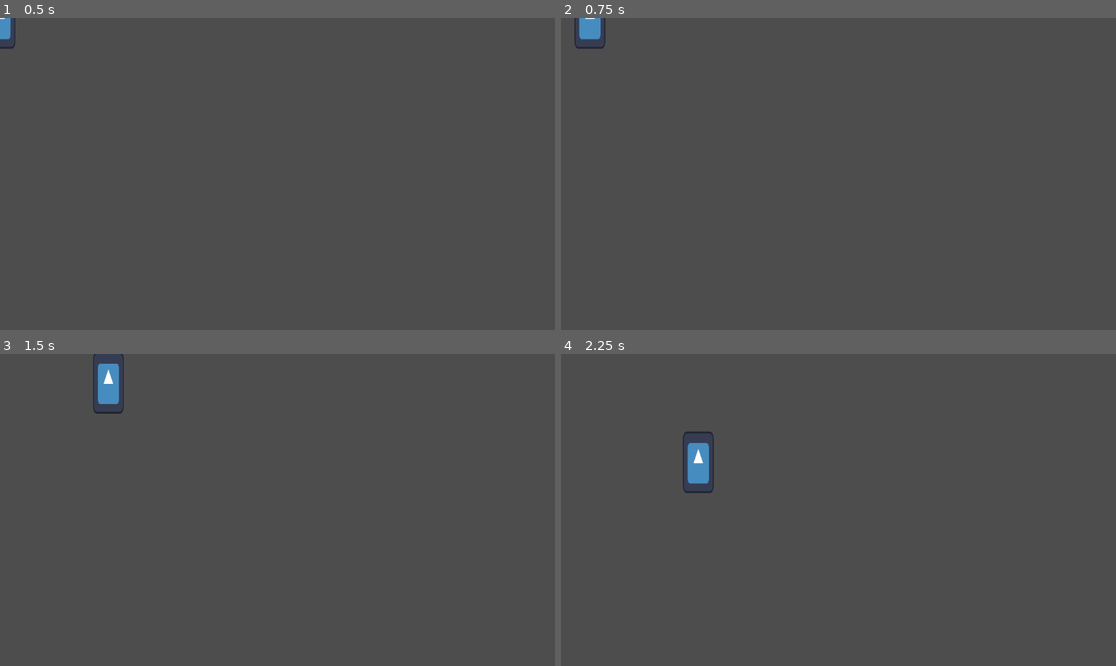
Above: before the commit, frames 1-4 (two rows, left to right).
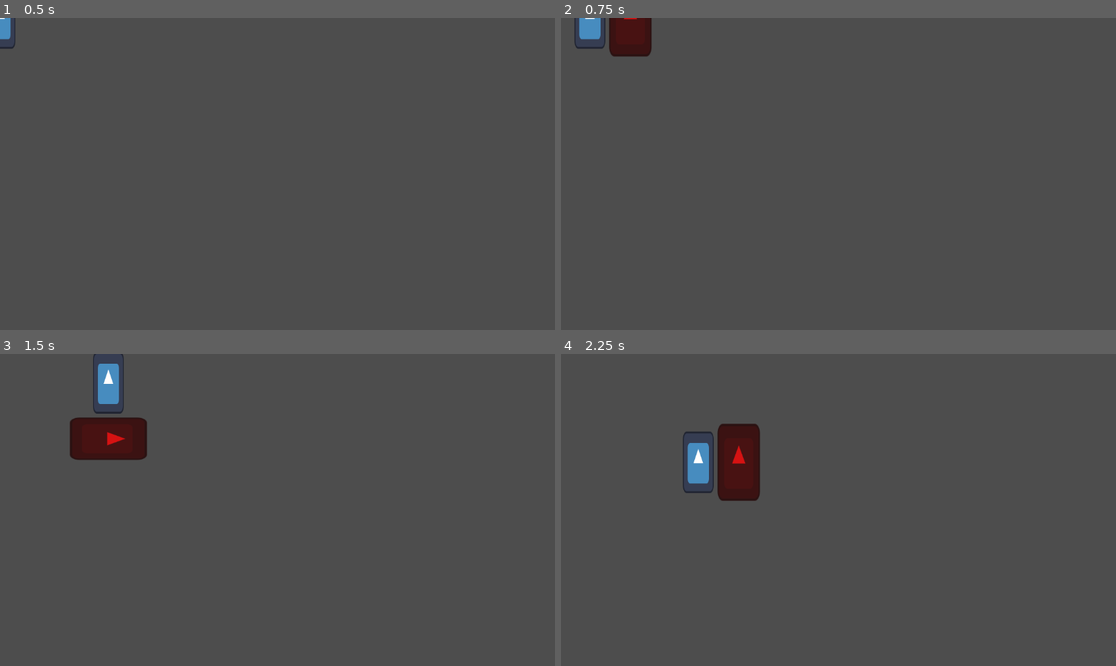
Above: after the commit, the same moments.

Repository: StrikorDawn/Paintdown-splasher
Game: Godot game, scene res://scenes/main.tscn
Same seed, same stepped clock (60 frames per second), same inputs: the game is played once before the commit and once after it. The engine's default icon, where the game draws it, is replaced by a stand-in: a white triangle on a blue panel in a dark square.
Inputs:
- Up to frame 1 (0.5 s): no input
- Up to frame 2 (0.75 s): tap Enter at 0.5 s; hold D (move_right) from 0.53 s (still down); tap Space (attack) at 0.6 s
- Up to frame 3 (1.5 s): release D (move_right) at 1.28 s; hold S (move_down) from 1.28 s (still down); tap Space (attack) at 1.35 s
- Up to frame 4 (2.25 s): release S (move_down) at 2.03 s; hold D (move_right) from 2.03 s (still down); tap Space (attack) at 2.1 s

Frame 1 is identical in both runs. In frame 2, 0.9% of the frame differs, in the area x 8-17%, y 0-13%; in frame 3, 1.9%; in frame 4, 1.9%, in the area x 28-36%, y 22-47%.

Commit message:
Added basic player with 4 directional movement and corrisponding melee atack.

Diff:
--- a/scenes/player.tscn
+++ b/scenes/player.tscn
@@ -8,7 +8,7 @@
 height = 128.0
 
 [sub_resource type="RectangleShape2D" id="RectangleShape2D_a3ky8"]
-size = Vector2(56, 128)
+size = Vector2(88, 160)
 
 [node name="Player" type="CharacterBody2D"]
 script = ExtResource("1_n17q2")
@@ -20,18 +20,24 @@
 scale = Vector2(0.5, 1)
 texture = ExtResource("2_jwa75")
 
-[node name="Marker2D" type="Marker2D" parent="."]
+[node name="AttackMarker" type="Marker2D" parent="."]
 
-[node name="Area2D" type="Area2D" parent="Marker2D"]
-visible = false
+[node name="AttackArea" type="Area2D" parent="AttackMarker"]
 position = Vector2(40, 0)
 
-[node name="CollisionShape2D" type="CollisionShape2D" parent="Marker2D/Area2D"]
-position = Vector2(28, 0)
+[node name="AttackCollision" type="CollisionShape2D" parent="AttackMarker/AttackArea"]
+position = Vector2(44, 0)
 shape = SubResource("RectangleShape2D_a3ky8")
 
-[node name="Visual Hitbox" type="Sprite2D" parent="Marker2D/Area2D/CollisionShape2D"]
+[node name="Visual Hitbox" type="Sprite2D" parent="AttackMarker/AttackArea/AttackCollision"]
+visible = false
 modulate = Color(1, 0, 0, 0.768627)
 position = Vector2(1.90735e-06, 0)
-scale = Vector2(0.4375, 1)
+scale = Vector2(0.6875, 1.25)
 texture = ExtResource("2_jwa75")
+
+[node name="AttackTimer" type="Timer" parent="."]
+wait_time = 0.25
+one_shot = true
+
+[connection signal="timeout" from="AttackTimer" to="." method="_on_attack_timer_timeout"]
--- a/scripts/player.gd
+++ b/scripts/player.gd
@@ -6,24 +6,21 @@
 
 
 ######################################
-# Preloaded Scenes
+# Node References
 ######################################
-
+@onready var attack_marker: Marker2D = $AttackMarker
+@onready var attack_area: Area2D = $AttackMarker/AttackArea
+@onready var visual_hitbox: Sprite2D = $"AttackMarker/AttackArea/AttackCollision/Visual Hitbox"
+@onready var attack_timer: Timer = $AttackTimer
 
 ######################################
-# Node References
+# Player Check variables
 ######################################
-
+var can_attack : bool = true
 
 ######################################
 # Other Player Variables
 ######################################
-
-
-######################################
-# Player Check variables
-######################################
-
 
 ######################################
 # Player State Variables
@@ -33,17 +30,33 @@
 	if Input.is_action_just_pressed("quit"):
 		get_tree().quit()
 	var direction = Input.get_vector("move_left","move_right","move_up","move_down")
+	if Input.is_action_just_pressed("attack") and can_attack == true:
+		attack(direction)
+
 	velocity = direction * 300
 	move_and_slide()
 
 
 func attack(direction):
+	can_attack = false
+	attack_area.set_monitoring(true)
+	visual_hitbox.visible = true
+	if direction == Vector2(-1,0):
+		attack_marker.rotation_degrees = 180
+		attack_area.position.x = 40
+	elif direction == Vector2(1,0):
+		attack_marker.rotation_degrees = 0
+		attack_area.position.x = 40
+	elif direction == Vector2(0,-1):
+		attack_marker.rotation_degrees = 270
+		attack_area.position.x = 72
+	elif direction == Vector2(0,1):
+		attack_marker.rotation_degrees = 90
+		attack_area.position.x = 72
+	attack_timer.start()
 
-	if direction == Vector2(-1,0):
-		pass
-	elif direction == Vector2(1,0):
-		pass
-	elif direction == Vector2(0,-1):
-		pass
-	elif direction == Vector2(0,1):
-		pass
+
+func _on_attack_timer_timeout() -> void:
+	can_attack = true
+	attack_area.set_monitoring(false)
+	visual_hitbox.visible = false
